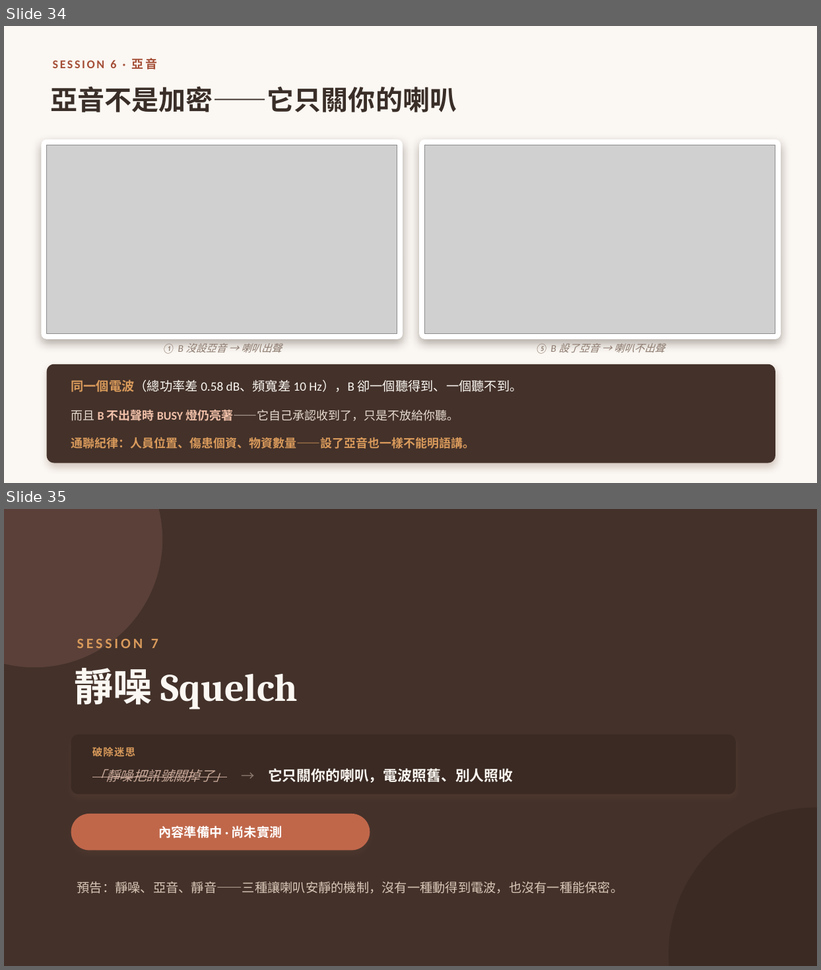
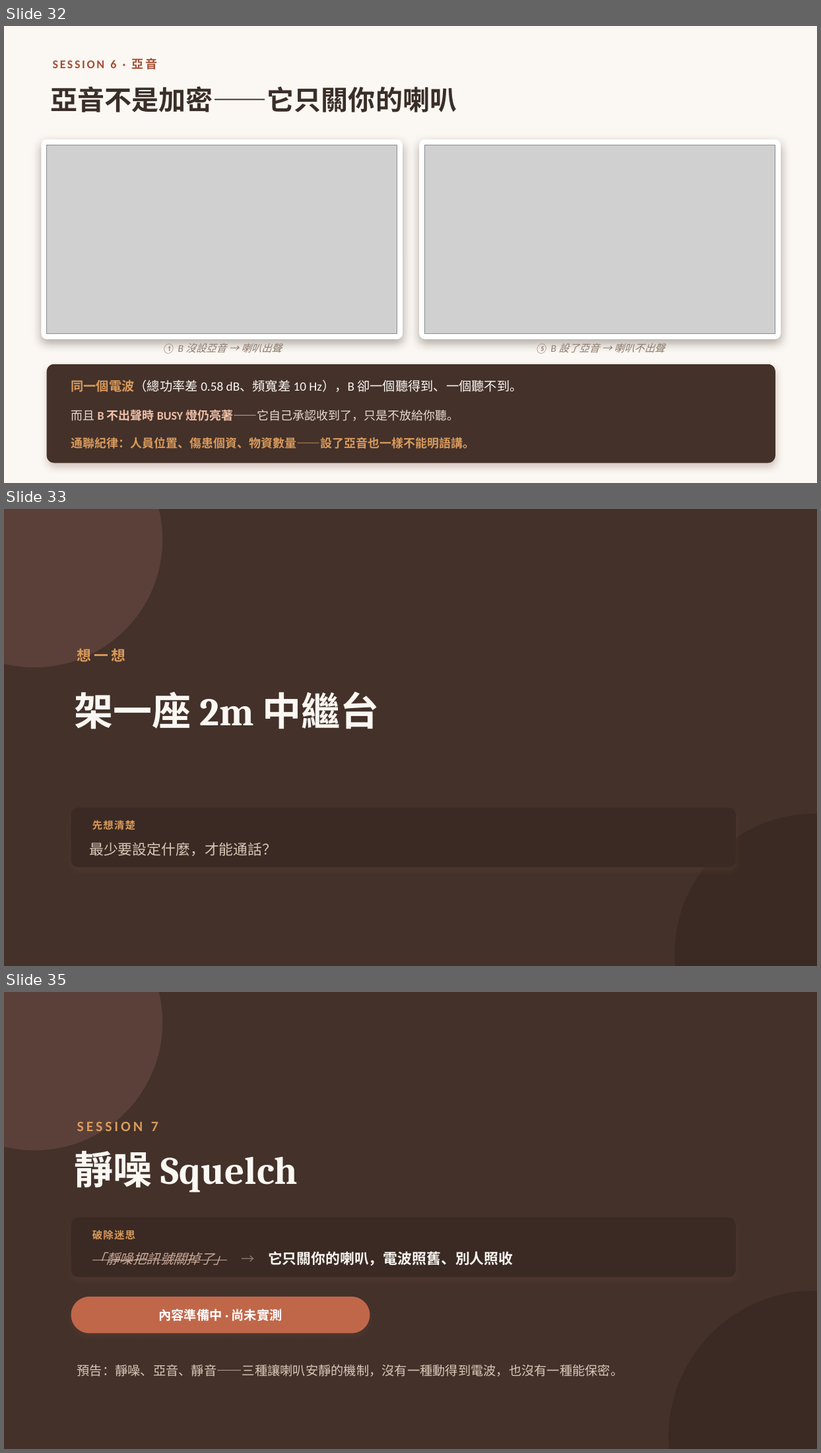
Before and after one commit to winson3QQ/Radio-Advanced, a slide deck: 投影片/進階無線電_課程投影片.pptx. Shown one above the other, each under a label of ours: slides 34 and 35 before the commit, slides 32, 33 and 35 after it; the slides between them are not shown. The pictures are 821x970 and 821x1453 pixels, drawn with LibreOffice and Linux fonts; fonts in the diff are those of the drawing; grey boxes stand for pictures. Boxes give left, top, right and bottom in pixels: in the first picture for what was removed or moved away, otherwise in the second. Text is boxed around its words. In the diff, an @@ line names an element or a change of style, - is before the commit and + after.

```diff
--- a/投影片/進階無線電_課程投影片.pptx
+++ b/投影片/進階無線電_課程投影片.pptx
@@ slide 33 added at (x1=4, y1=509, x2=817, y2=966), background #43312A @@
@@ ellipse added at (x1=4, y1=509, x2=162, y2=667), fill #5A4038 @@
@@ text added at (x1=77, y1=648, x2=125, y2=662), 17 pt, text #D99A5B, bold @@
+想一想
@@ text added at (x1=74, y1=692, x2=380, y2=729), 46 pt, text #FBF7F2, bold @@
+架一座 2m 中繼台
@@ rounded rectangle added at (x1=71, y1=808, x2=736, y2=867), fill #3A2A23 @@
@@ text added at (x1=92, y1=821, x2=135, y2=830), 12 pt, text #D99A5B, bold @@
+先想清楚
@@ ellipse added at (x1=675, y1=814, x2=817, y2=966), fill #3A2A23 @@
@@ text added at (x1=89, y1=842, x2=277, y2=856), 17 pt, text #D9C7B8 @@
+最少要設定什麼，才能通話？
@@ what was slide 34 is now slide 32 @@
```
Also in this commit, not shown: 2 slides changed, 1 slide removed, 1 other file.
